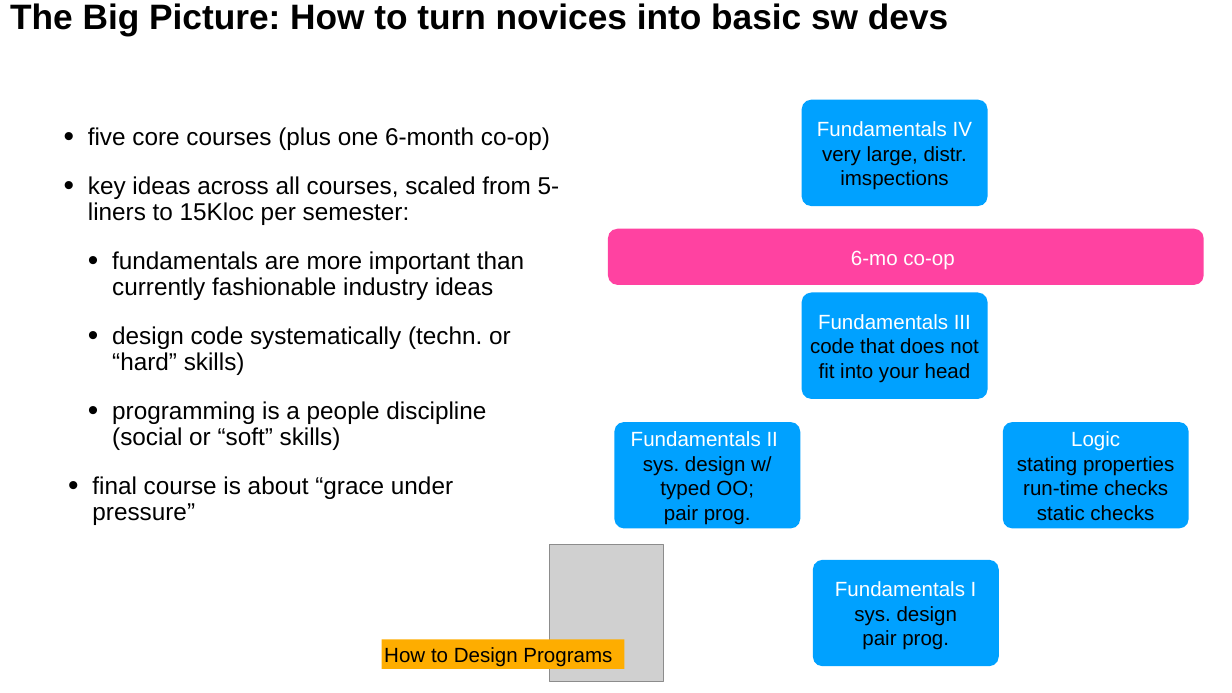
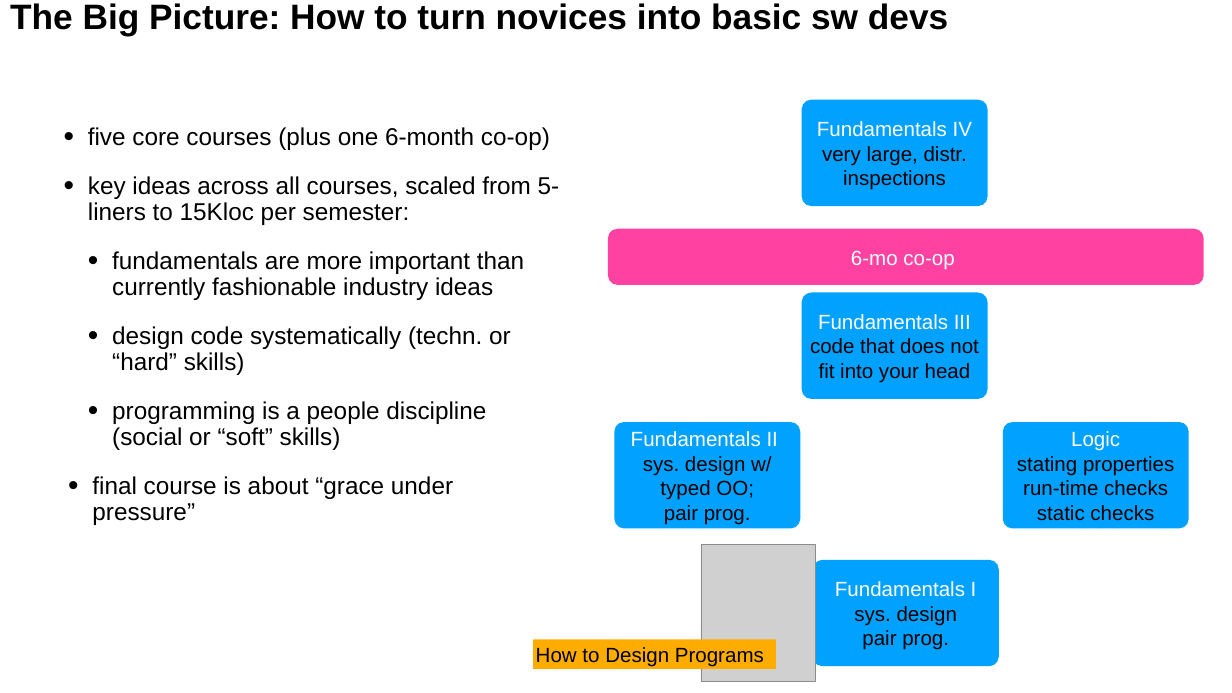
Before and after one commit to mfelleisen/web, a slide deck: slide 6 of matthias/Presentations/GeneTec25/presentation.pptx. Drawn at 1232x693 pixels with LibreOffice and Linux fonts; fonts in the diff are those of the drawing; grey boxes stand for pictures. Boxes give left, top, right and bottom in pixels: in the first picture for what was removed or moved away, otherwise in the second. Text is boxed around its words. In the diff, an @@ line names an element or a change of style, - is before the commit and + after.

```diff
--- a/matthias/Presentations/GeneTec25/presentation.pptx
+++ b/matthias/Presentations/GeneTec25/presentation.pptx
@@ text in rounded rectangle at <box>843,170,946,190</box>: text changed @@
-imspections
+inspections
@@ picture: place and size @@
-picture at <box>549,545,663,681</box>
+picture at <box>701,545,815,681</box>
@@ rectangle "How to Design Programs": place and size @@
-rectangle "How to Design Programs" at <box>382,639,624,669</box>
+rectangle "How to Design Programs" at <box>533,639,776,669</box>
```
Also in this commit, not shown: 9 other slides changed, 2 other files.
